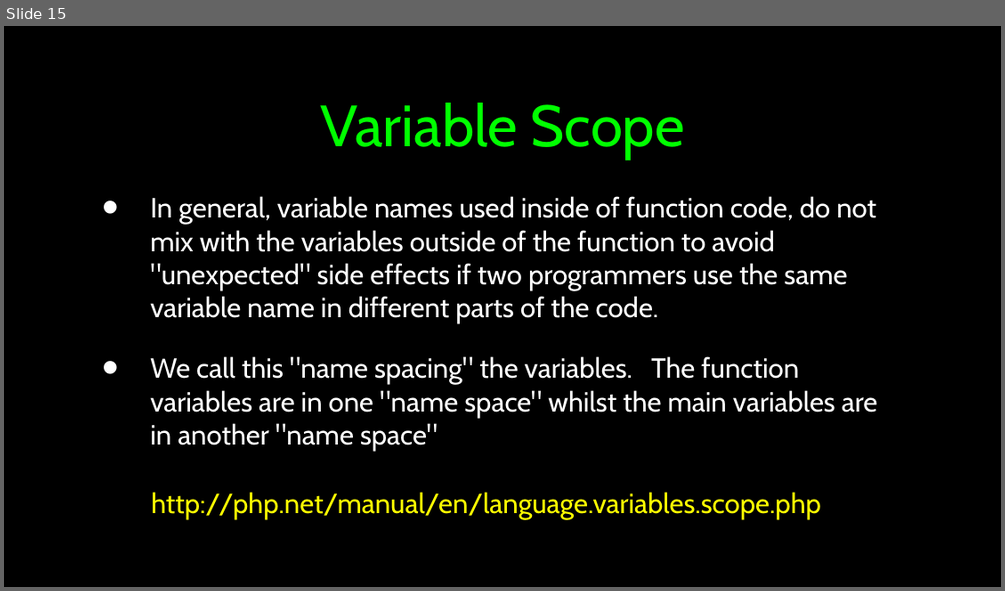
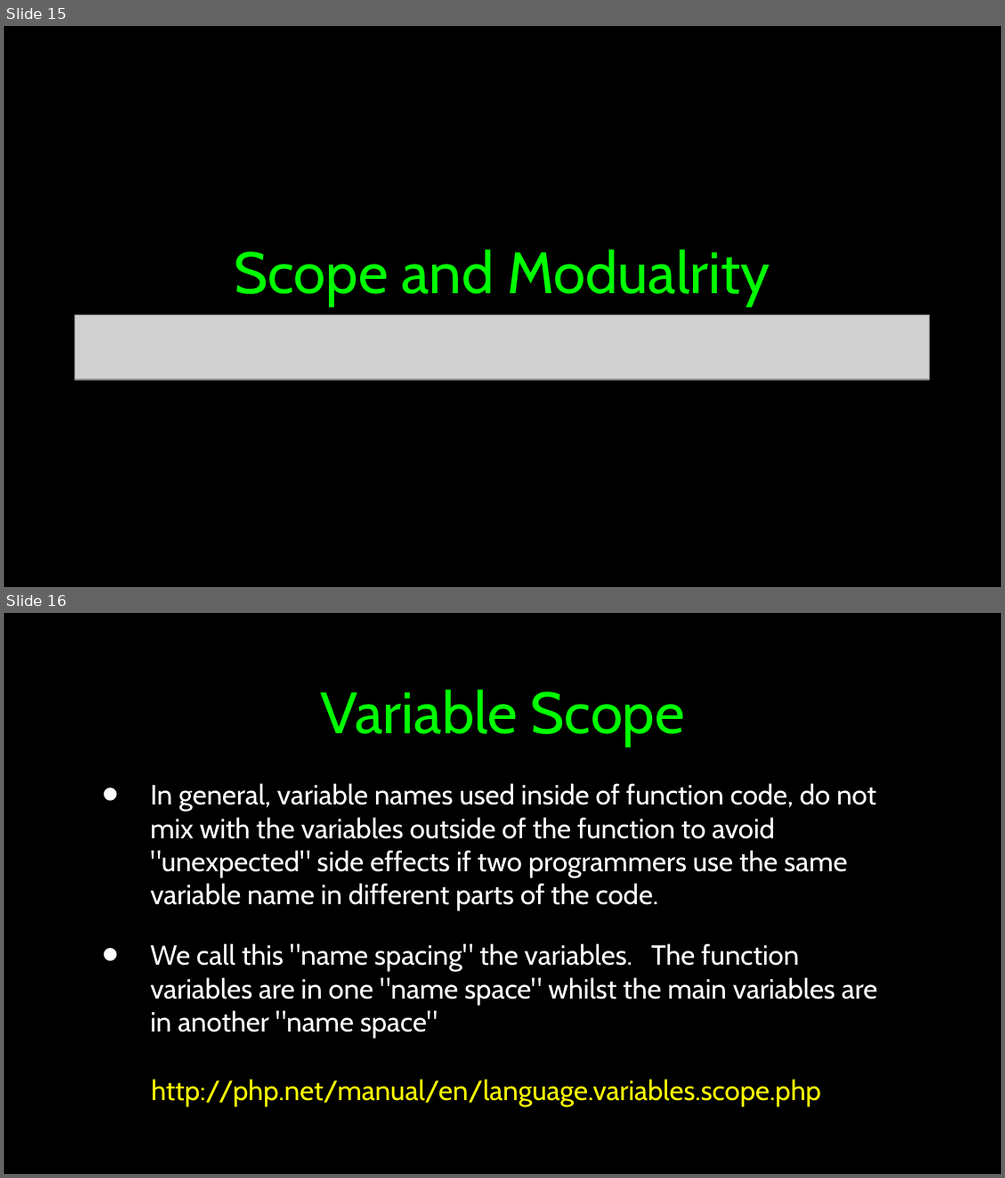
Before and after one commit to csev/wa4e, a slide deck: lectures/PHP-04-Functions.ppt. Shown one above the other, each under a label of ours: slide 15 before the commit, slides 15 and 16 after it. The pictures are 1005x591 and 1005x1178 pixels, drawn with LibreOffice and Linux fonts; fonts in the diff are those of the drawing; grey boxes stand for pictures. Boxes give left, top, right and bottom in pixels: in the first picture for what was removed or moved away, otherwise in the second. Text is boxed around its words. In the diff, an @@ line names an element or a change of style, - is before the commit and + after.

```diff
--- a/lectures/PHP-04-Functions.ppt
+++ b/lectures/PHP-04-Functions.ppt
@@ slide 15 added at box(4, 26, 1001, 587), background #000000; not listed: 1 template element that a slide beside it also shows @@
@@ title added at box(235, 249, 769, 306), 42 pt, text #00FF00 @@
+Scope and Modualrity
@@ picture added at box(75, 315, 929, 380) @@
@@ what was slide 15 is now slide 16 @@
```
Also in this commit, not shown: 2 other files.
